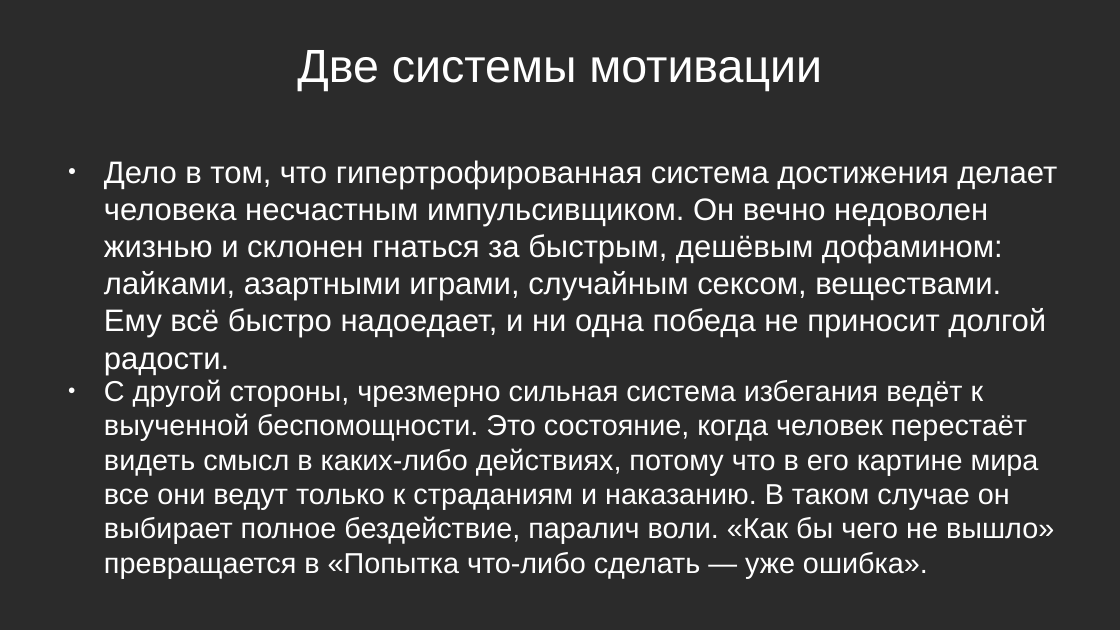
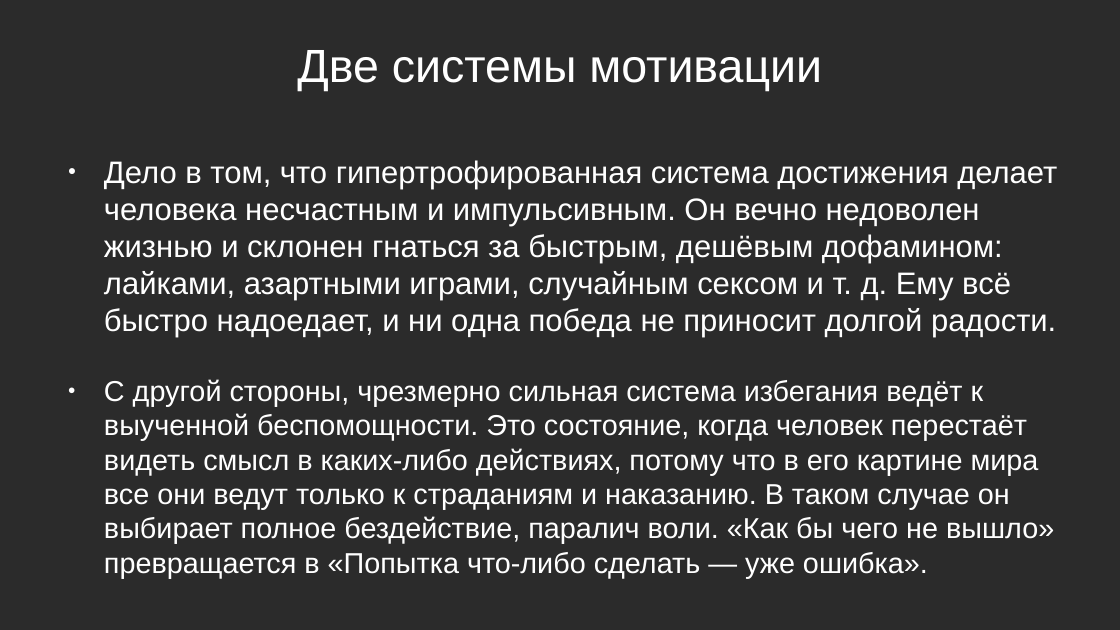
Before and after one commit to Chularev/articles, a slide deck: slide 19 of Psychology/Гомеостаз и мотивация (практика).odp. Drawn at 1120x630 pixels with LibreOffice and Linux fonts; fonts in the diff are those of the drawing; background and template pictures are left out; a plain dark background stands for a picture behind light text. Boxes give left, top, right and bottom in pixels: in the first picture for what was removed or moved away, otherwise in the second. Text is boxed around its words. In the diff, an @@ line names an element or a change of style, - is before the commit and + after.

Commit message:
tmp

```diff
--- a/Psychology/Гомеостаз и мотивация (практика).odp
+++ b/Psychology/Гомеостаз и мотивация (практика).odp
@@ text at <box>104,160,1057,338</box>: text changed @@
-● Дело в том, что гипертрофированная система достижения делает человека несчастным импульсивщиком. Он вечно недоволен жизнью и склонен гнаться за быстрым, дешёвым дофамином: лайками, азартными играми, случайным сексом, веществами. Ему всё быстро надоедает, и ни одна победа не приносит долгой радости.
+● Дело в том, что гипертрофированная система достижения делает человека несчастным и импульсивным. Он вечно недоволен жизнью и склонен гнаться за быстрым, дешёвым дофамином: лайками, азартными играми, случайным сексом и т. д. Ему всё быстро надоедает, и ни одна победа не приносит долгой радости.
```
